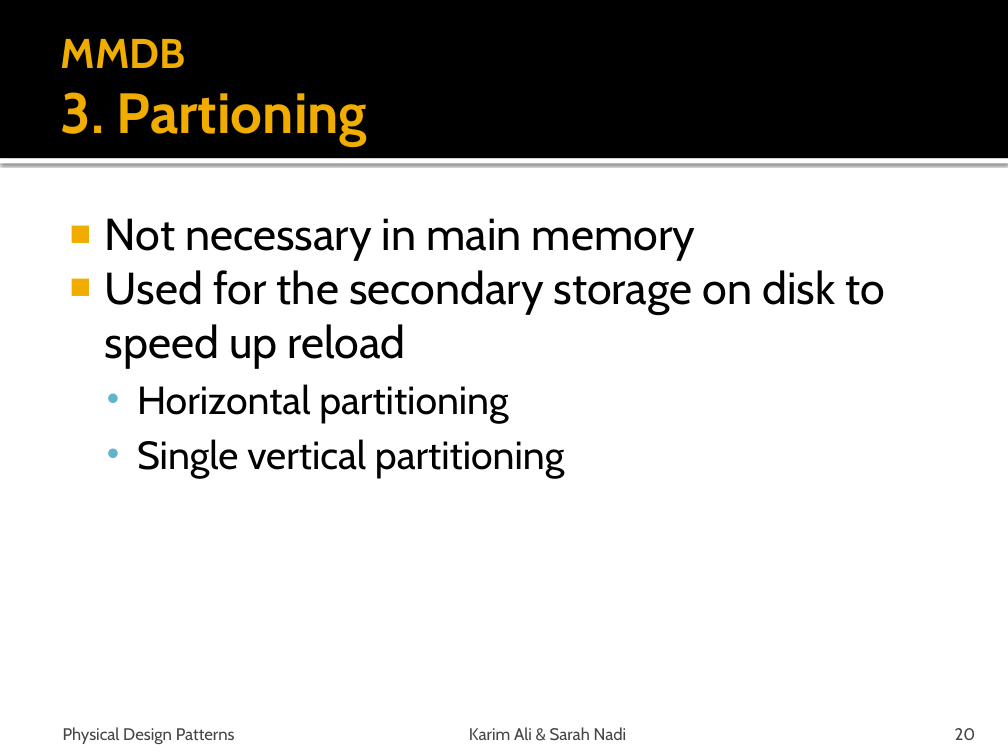
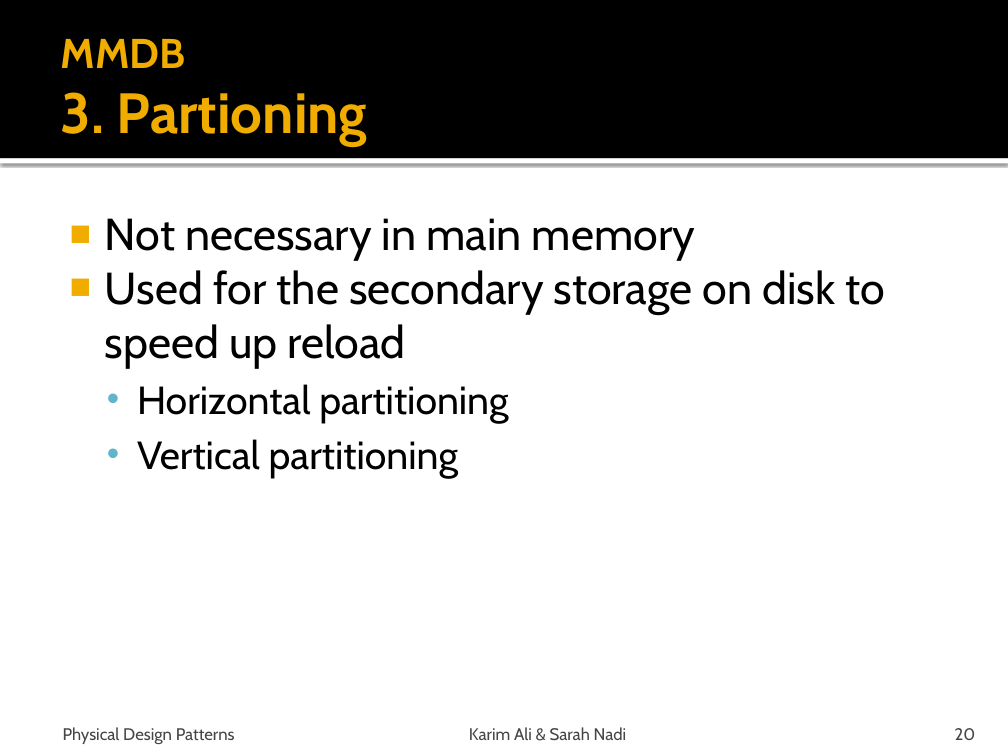
Before and after one commit to snadi/cs848-db, a slide deck: slide 20 of cs848-db/PhysDesignPres.pptx. Drawn at 1008x756 pixels with LibreOffice and Linux fonts; fonts in the diff are those of the drawing. Boxes give left, top, right and bottom in pixels: in the first picture for what was removed or moved away, otherwise in the second. Text is boxed around its words. In the diff, an @@ line names an element or a change of style, - is before the commit and + after.

```diff
--- a/cs848-db/PhysDesignPres.pptx
+++ b/cs848-db/PhysDesignPres.pptx
@@ text at bbox=[137, 439, 458, 478]: text changed @@
-  • Single vertical partitioning
+  • Vertical partitioning
```
Also in this commit, not shown: 10 other slides changed, 1 slide removed.
